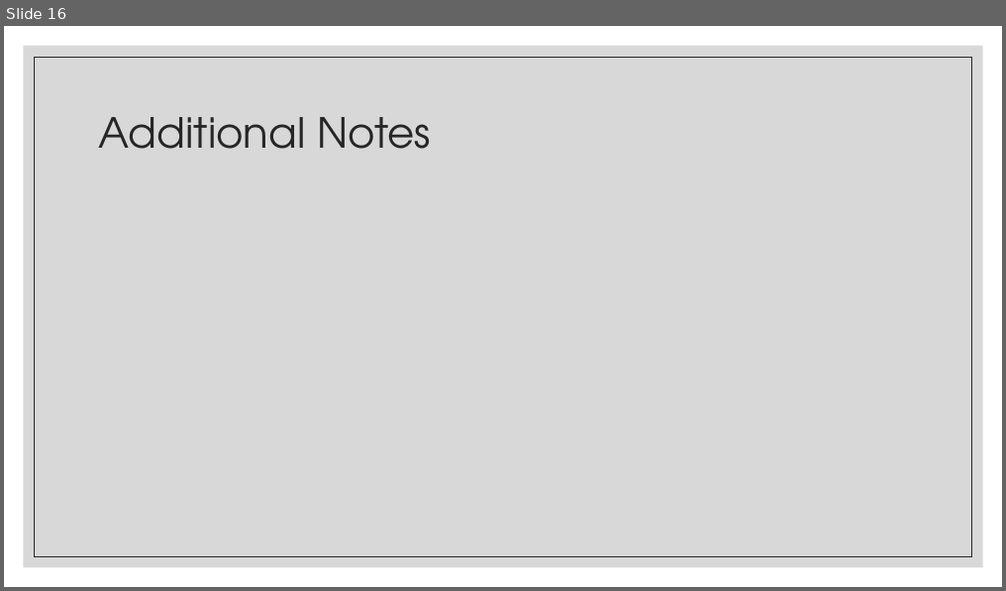
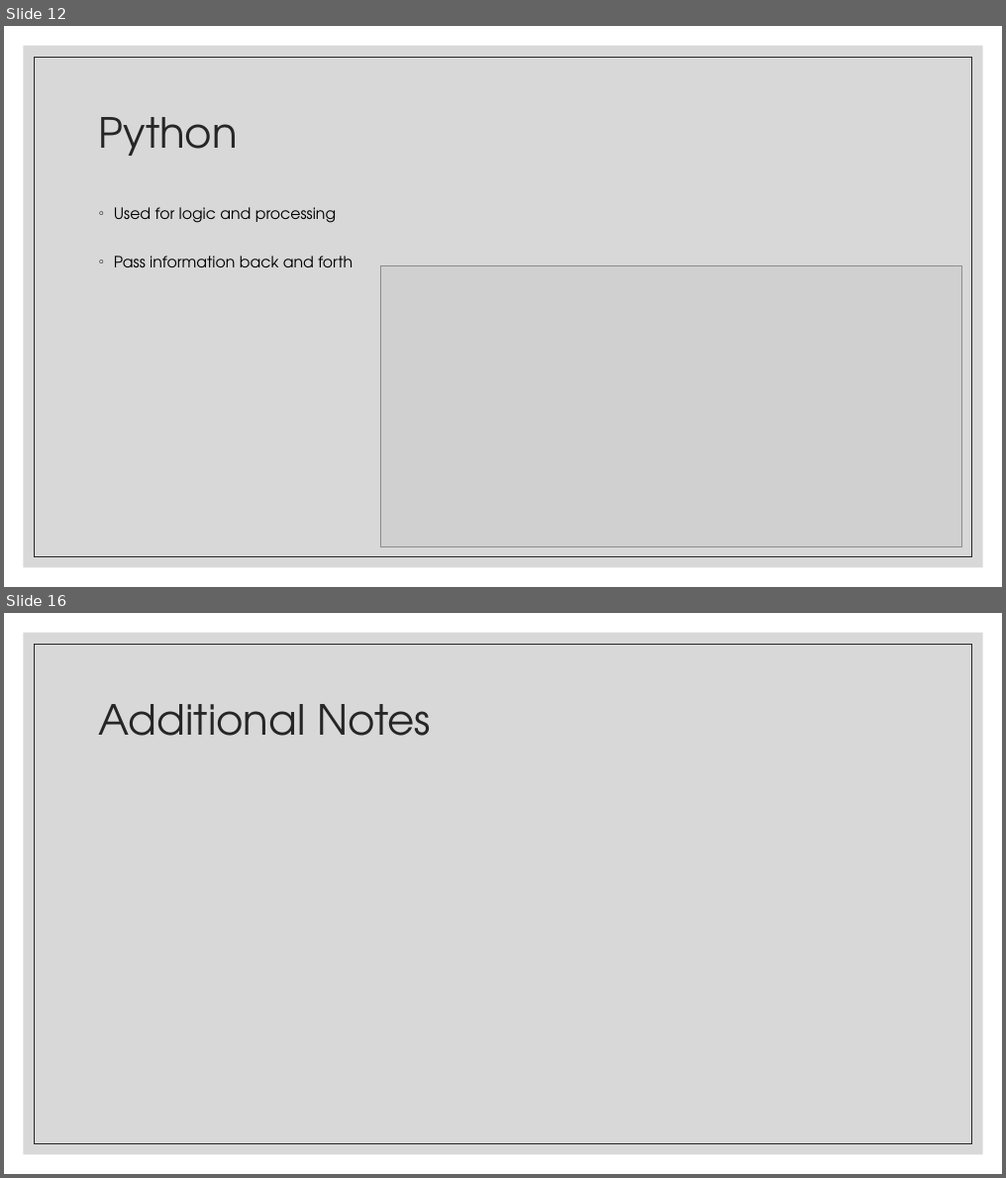
Before and after one commit to KershawK5646/CapstoneProject, a slide deck: Presentation/MakerSpace-1.pptx. Shown one above the other, each under a label of ours: slide 16 before the commit, slides 12 and 16 after it; the slides between them are not shown. The pictures are 1006x591 and 1006x1178 pixels, drawn with LibreOffice and Linux fonts; fonts in the diff are those of the drawing; grey boxes stand for pictures. Boxes give left, top, right and bottom in pixels: in the first picture for what was removed or moved away, otherwise in the second. Text is boxed around its words. In the diff, an @@ line names an element or a change of style, - is before the commit and + after.

```diff
--- a/Presentation/MakerSpace-1.pptx
+++ b/Presentation/MakerSpace-1.pptx
@@ slide 12 added at [4,26,1002,587], background #FFFFFF; not listed: 2 template elements that a slide beside it also shows @@
@@ title added at [99,117,238,156], 40 pt, text #262626 @@
+Python
@@ text added at [114,207,352,268], 15 pt, text #000000 @@
+◦ Used for logic and processing
+◦ Pass information back and forth
@@ picture added at [380,267,961,548] @@
```
Also in this commit, not shown: 4 other slides added, 5 slides removed.
